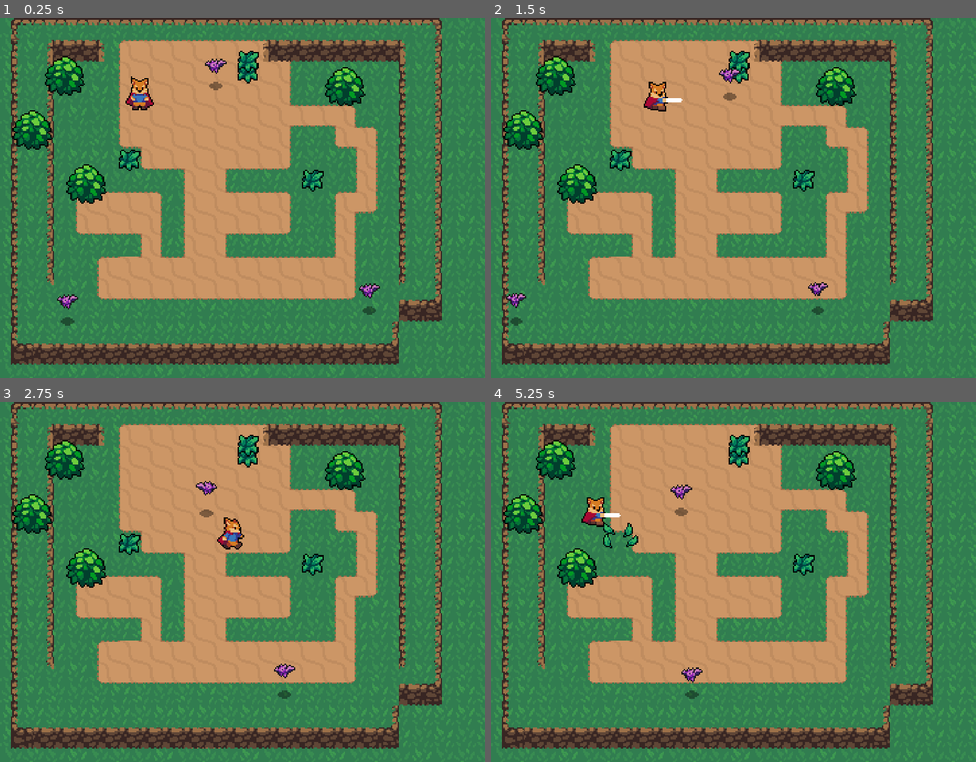
Above: before the commit, frames 1-4 (two rows, left to right).
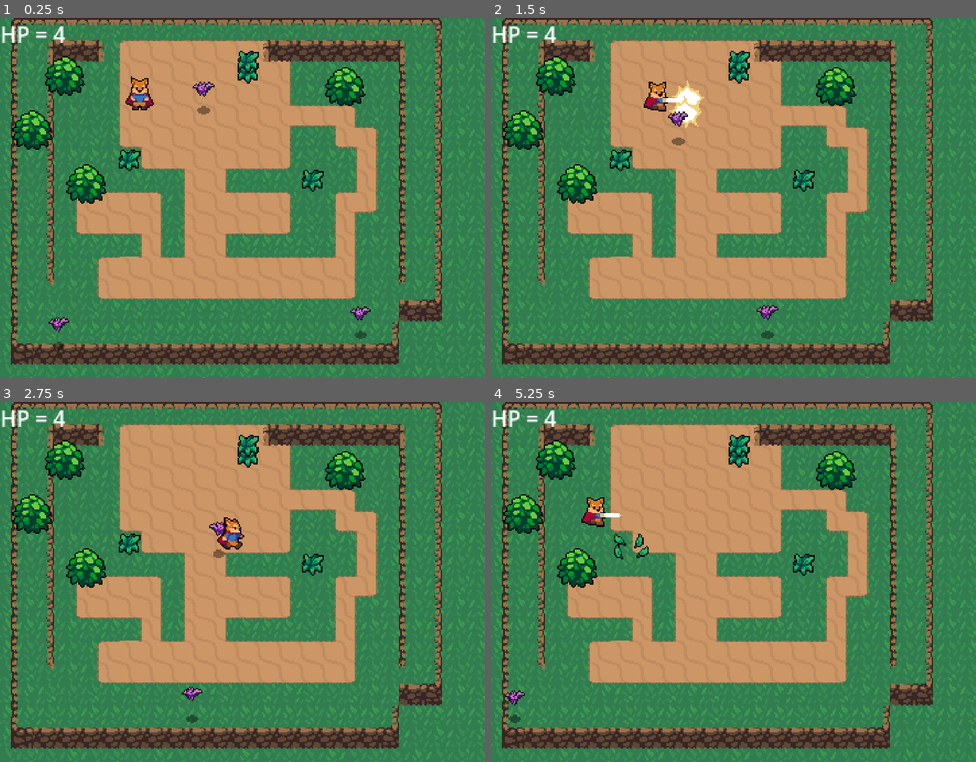
Above: after the commit, the same moments.

Repository: SugarCow/GO_GO_Fox_Action_RPG
Game: Godot game, scene res://world.tscn
The game is run twice, just before and just after one commit, with the same random seed, the same clock (stepped at 60 frames per second) and the same inputs.
Inputs:
- Up to frame 1 (0.25 s): no input
- Up to frame 2 (1.5 s): hold Right (ui_right) 0.53-1.28 s; tap Space (attack) at 0.6, 1.35 s; hold Down (ui_down) from 1.28 s (still down)
- Up to frame 3 (2.75 s): release Down (ui_down) at 2.03 s; hold Right (ui_right) from 2.03 s (still down); tap Shift (roll) at 2.1 s; tap Space (attack) at 2.3 s
- Up to frame 4 (5.25 s): release Right (ui_right) at 2.78 s; hold Up (ui_up) 2.78-3.53 s; tap Space (attack) at 2.85, 3.6, 4.55, 5.1 s; hold Left (ui_left) 3.53-5.03 s; tap Shift (roll) at 4.35 s; hold Down (ui_down) from 5.03 s (still down)

The runs differ from the first frame. In frame 1, 1.1% of the frame differs, in the area x 0-79%, y 2-93%; in frame 2, 1.4%, in the area x 0-70%, y 2-90%; in frame 3, 0.8%; in frame 4, 1.1%.
Error before the commit: Parse Error: Function "play()" not found in base self. (res://effect.gd:6)

Commit message:
added enemy attacking the player and hurt effects animation

Diff:
--- a/GrassEffect.tscn
+++ b/GrassEffect.tscn
@@ -41,7 +41,7 @@
 "duration": 1.0,
 "texture": SubResource("AtlasTexture_hl36u")
 }],
-"loop": true,
+"loop": false,
 "name": &"Animate",
 "speed": 15.0
 }]
--- a/Player/player.gd
+++ b/Player/player.gd
@@ -21,7 +21,7 @@
 	attack # represents 3
 }
 var state = MOVE
-
+var stats = PlayerStats
 
 @onready var animation_tree = $AnimationTree
 @onready var animation_state = animation_tree.get("parameters/playback")
@@ -30,6 +30,7 @@
 var roll_direction = Vector2.DOWN
 var facing_direction = Vector2.DOWN # used for the knockback direction of enemies
 func _ready():
+	stats.no_health.connect(queue_free)
 	animation_tree.active = true
 
 func _process(delta): # use this instead of the _physis_process() because we are not using any characterBody2D functionaility
@@ -107,3 +108,9 @@
 	move_and_slide()
 	state = MOVE
 	roll_finished = true
+
+
+
+func _on_hurt_box_area_entered(area):
+	stats.health -= 1
+	print("health depleting")
--- a/Player/player.tscn
+++ b/Player/player.tscn
@@ -1,7 +1,8 @@
-[gd_scene load_steps=114 format=3 uid="uid://buiap8n54slst"]
+[gd_scene load_steps=115 format=3 uid="uid://buiap8n54slst"]
 
 [ext_resource type="Script" path="res://Player/player.gd" id="1_wycpb"]
 [ext_resource type="Texture2D" uid="uid://b46yvtmlhqdar" path="res://Player/Player.png" id="2_b8fjk"]
+[ext_resource type="PackedScene" uid="uid://cjax42vc8kobe" path="res://hurt_box.tscn" id="3_7um4p"]
 
 [sub_resource type="Animation" id="Animation_wl7bf"]
 length = 0.001
@@ -1392,4 +1393,11 @@
 shape = SubResource("CapsuleShape2D_pgkjd")
 disabled = true
 
+[node name="HurtBox" parent="." instance=ExtResource("3_7um4p")]
+collision_layer = 4
+collision_mask = 64
+
 [connection signal="animation_finished" from="AnimationTree" to="." method="_on_animation_tree_animation_finished"]
+[connection signal="area_entered" from="HurtBox" to="." method="_on_hurt_box_area_entered"]
+
+[editable path="HurtBox"]
--- a/bat.gd
+++ b/bat.gd
@@ -1,12 +1,11 @@
 extends CharacterBody2D
 
-@onready var anim = $AnimatedSprite
+@onready var anim = $AnimatedSprite2D
 @onready var stats = $Stats
 enum {
 	PATROL,
 	FOLLOW,
-	ATTACK,
-	KNOCK_BACK
+	ATTACK
 }
 
 const patrol_speed = 25
@@ -25,6 +24,8 @@
 var player
 var health = 5
 
+const death_effect = preload("res://enemy_death.tscn")
+const hurt_effect = preload("res://hit_effect.tscn")
 # Called when the node enters the scene tree for the first time.
 func _ready():
 	player = get_node("../../ysort/Player")
@@ -35,7 +36,7 @@
 
 # Called every frame. 'delta' is the elapsed time since the previous frame.
 func _process(delta):
-	velocity = knockback.move_toward(Vector2.ZERO, 500 * delta)
+	velocity = knockback.move_toward(Vector2.ZERO, 500  * delta)
 	knockback = velocity
 	move_and_slide()
 	match state:
@@ -45,8 +46,7 @@
 			follow()
 		ATTACK:
 			attack()
-		KNOCK_BACK:
-			knock_back(delta)
+	move_and_slide()
 
 	if state == PATROL and timer > 0:
 		timer -= 1
@@ -55,10 +55,8 @@
 
 func patrol():
 	velocity = dir * patrol_speed
-
 	if timer <= 0:
 		dir = -dir
-
 		timer = change_direction_timer
 
 	if dir.x > 0:
@@ -68,25 +66,21 @@
 	move_and_slide()
 
 func follow():
-	player = get_node("../../ysort/Player")
-	var target_direction = (player.position - self.position).normalized()
+	player = get_node("../../Player")
+	var target_direction = ((player.position - self.position)- Vector2(0,10)).normalized()
 	if target_direction.x > 0:
 		anim.flip_h = false
 	else: anim.flip_h = true
-	velocity = target_direction * follow_speed
+	velocity = velocity.move_toward(target_direction * follow_speed , 200)
 	move_and_slide()
 
 func attack():
 	follow()
 	if attk_timer > 0:
-		attk_timer -= 0
-		print("attacking Player")
+		attk_timer -= 1
 	if attk_timer <= 0:
 		attk_timer = attack_cooldown
 
-
-func knock_back(delta):
-	pass
 
 
 
@@ -112,11 +106,21 @@
 	knockback = player.facing_direction * 250
 	being_knocked = true
 	stats.health -= 1
-	print(stats.health)
+
+	var hurtEffect = hurt_effect.instantiate()
+	var main = get_tree().current_scene
+	main.add_child(hurtEffect)
+	hurtEffect.global_position = self.global_position
+
+
 
 
 
 func _on_stats_no_health():
+	var deathEffect = death_effect.instantiate()
+	var main = get_tree().current_scene
+	main.add_child(deathEffect)
+	deathEffect.global_position = self.global_position
 	queue_free()
 
 
--- a/bat.tscn
+++ b/bat.tscn
@@ -1,9 +1,10 @@
-[gd_scene load_steps=15 format=3 uid="uid://dyocurbs3ep3j"]
+[gd_scene load_steps=17 format=3 uid="uid://dyocurbs3ep3j"]
 
 [ext_resource type="Texture2D" uid="uid://dnarygcbq1tjh" path="res://Enemies/Bat.png" id="1_1gslf"]
 [ext_resource type="Script" path="res://bat.gd" id="1_6jeqg"]
 [ext_resource type="Texture2D" uid="uid://dwggyxgq0bqd0" path="res://Shadows/SmallShadow.png" id="2_shkhx"]
 [ext_resource type="PackedScene" uid="uid://dn8xfd5v1iuoh" path="res://stats.tscn" id="4_f1f0v"]
+[ext_resource type="PackedScene" uid="uid://dec7puk15fg6y" path="res://hit_box.tscn" id="5_vt7kw"]
 
 [sub_resource type="AtlasTexture" id="AtlasTexture_5wsfy"]
 atlas = ExtResource("1_1gslf")
@@ -60,22 +61,27 @@
 [sub_resource type="RectangleShape2D" id="RectangleShape2D_lcl3r"]
 size = Vector2(8.11987, 6)
 
+[sub_resource type="CircleShape2D" id="CircleShape2D_stjns"]
+
 [node name="Bat" type="CharacterBody2D"]
 scale = Vector2(0.985238, 1)
 collision_layer = 8
 collision_mask = 128
 script = ExtResource("1_6jeqg")
 
-[node name="AnimatedSprite" type="AnimatedSprite2D" parent="."]
+[node name="AnimatedSprite2D" type="AnimatedSprite2D" parent="."]
 sprite_frames = SubResource("SpriteFrames_xrgdy")
 animation = &"Fly"
 frame_progress = 0.935483
-offset = Vector2(0, -13.276)
+centered = false
+offset = Vector2(-8, -8)
 
 [node name="shadow" type="Sprite2D" parent="."]
+position = Vector2(0, 18)
 texture = ExtResource("2_shkhx")
 
 [node name="DetectPlayer" type="Area2D" parent="."]
+position = Vector2(1.01498, 8)
 collision_layer = 32
 collision_mask = 2
 
@@ -84,6 +90,7 @@
 shape = SubResource("CircleShape2D_f7oum")
 
 [node name="AttackArea" type="Area2D" parent="."]
+position = Vector2(0, 18)
 scale = Vector2(3.17847, 1.06179)
 collision_layer = 64
 collision_mask = 2
@@ -93,7 +100,7 @@
 shape = SubResource("CircleShape2D_s582x")
 
 [node name="HurtBox" type="Area2D" parent="."]
-position = Vector2(0, -4)
+position = Vector2(1.01498, 15)
 scale = Vector2(1, 0.840001)
 collision_layer = 8
 collision_mask = 128
@@ -105,10 +112,22 @@
 shape = SubResource("RectangleShape2D_pc417")
 
 [node name="CollisionShape2D" type="CollisionShape2D" parent="."]
+position = Vector2(0, 18)
 shape = SubResource("RectangleShape2D_lcl3r")
 
 [node name="Stats" parent="." instance=ExtResource("4_f1f0v")]
 max_health = 3
+
+[node name="HitBox" parent="." instance=ExtResource("5_vt7kw")]
+position = Vector2(0, 1.90735e-06)
+scale = Vector2(0.763195, 0.397183)
+collision_layer = 64
+collision_mask = 4
+
+[node name="CollisionShape2D" parent="HitBox" index="0"]
+position = Vector2(1.19209e-07, 0)
+scale = Vector2(0.822919, 1)
+shape = SubResource("CircleShape2D_stjns")
 
 [connection signal="body_entered" from="DetectPlayer" to="." method="_on_detect_player_body_entered"]
 [connection signal="body_exited" from="DetectPlayer" to="." method="_on_detect_player_body_exited"]
@@ -116,3 +135,6 @@
 [connection signal="body_exited" from="AttackArea" to="." method="_on_attack_area_body_exited"]
 [connection signal="area_entered" from="HurtBox" to="." method="_on_hurt_box_area_entered"]
 [connection signal="no_health" from="Stats" to="." method="_on_stats_no_health"]
+[connection signal="area_entered" from="HitBox" to="." method="_on_hit_box_area_entered"]
+
+[editable path="HitBox"]
--- a/effect.gd
+++ b/effect.gd
@@ -1,13 +1,15 @@
-extends Node2D
+extends AnimatedSprite2D
+
 
 
 # Called when the node enters the scene tree for the first time.
 func _ready():
+
+	self.animation_finished.connect(_on_animation_finished)
 	play("Animate")
 
 #left off at 8:07 p15
 
 
-
-func _on_animated_sprite_2d_animation_finished():
+func _on_animation_finished():
 	queue_free()
--- /dev/null
+++ b/enemy_death.tscn
@@ -0,0 +1,91 @@
+[gd_scene load_steps=14 format=3 uid="uid://bi5eir86y0xnf"]
+
+[ext_resource type="Texture2D" uid="uid://yraevf7tff7s" path="res://Effects/EnemyDeathEffect.png" id="1_515je"]
+[ext_resource type="Script" path="res://effect.gd" id="2_7t4d6"]
+
+[sub_resource type="AtlasTexture" id="AtlasTexture_ktwlc"]
+atlas = ExtResource("1_515je")
+region = Rect2(0, 0, 32, 32)
+
+[sub_resource type="AtlasTexture" id="AtlasTexture_lgh6i"]
+atlas = ExtResource("1_515je")
+region = Rect2(32, 0, 32, 32)
+
+[sub_resource type="AtlasTexture" id="AtlasTexture_m7oep"]
+atlas = ExtResource("1_515je")
+region = Rect2(64, 0, 32, 32)
+
+[sub_resource type="AtlasTexture" id="AtlasTexture_faot6"]
+atlas = ExtResource("1_515je")
+region = Rect2(96, 0, 32, 32)
+
+[sub_resource type="AtlasTexture" id="AtlasTexture_bbiox"]
+atlas = ExtResource("1_515je")
+region = Rect2(128, 0, 32, 32)
+
+[sub_resource type="AtlasTexture" id="AtlasTexture_66ct0"]
+atlas = ExtResource("1_515je")
+region = Rect2(160, 0, 32, 32)
+
+[sub_resource type="AtlasTexture" id="AtlasTexture_8b7i1"]
+atlas = ExtResource("1_515je")
+region = Rect2(192, 0, 32, 32)
+
+[sub_resource type="AtlasTexture" id="AtlasTexture_jf0nt"]
+atlas = ExtResource("1_515je")
+region = Rect2(224, 0, 32, 32)
+
+[sub_resource type="AtlasTexture" id="AtlasTexture_vvivn"]
+atlas = ExtResource("1_515je")
+region = Rect2(256, 0, 32, 32)
+
+[sub_resource type="AtlasTexture" id="AtlasTexture_47cyo"]
+atlas = ExtResource("1_515je")
+region = Rect2(288, 0, 32, 32)
+
+[sub_resource type="SpriteFrames" id="SpriteFrames_wnm12"]
+animations = [{
+"frames": [{
+"duration": 1.0,
+"texture": SubResource("AtlasTexture_ktwlc")
+}, {
+"duration": 1.0,
+"texture": SubResource("AtlasTexture_lgh6i")
+}, {
+"duration": 1.0,
+"texture": SubResource("AtlasTexture_m7oep")
+}, {
+"duration": 1.0,
+"texture": SubResource("AtlasTexture_faot6")
+}, {
+"duration": 1.0,
+"texture": SubResource("AtlasTexture_bbiox")
+}, {
+"duration": 1.0,
+"texture": SubResource("AtlasTexture_66ct0")
+}, {
+"duration": 1.0,
+"texture": SubResource("AtlasTexture_8b7i1")
+}, {
+"duration": 1.0,
+"texture": SubResource("AtlasTexture_jf0nt")
+}, {
+"duration": 1.0,
+"texture": SubResource("AtlasTexture_vvivn")
+}, {
+"duration": 1.0,
+"texture": SubResource("AtlasTexture_47cyo")
+}],
+"loop": false,
+"name": &"Animate",
+"speed": 15.0
+}]
+
+[node name="EnemyDeath" type="AnimatedSprite2D"]
+sprite_frames = SubResource("SpriteFrames_wnm12")
+animation = &"Animate"
+frame = 9
+frame_progress = 1.0
+centered = false
+offset = Vector2(-8, -8)
+script = ExtResource("2_7t4d6")
--- a/grass.gd
+++ b/grass.gd
@@ -5,13 +5,12 @@
 func _ready():
 	pass # Replace with function body.
 
-
+const grass_effect = preload("res://GrassEffect.tscn")
 # Called every frame. 'delta' is the elapsed time since the previous frame.
 func create_grass_effect():
 
-	var GrassEffect = load("res://grass_effect.tscn")
-	var grassEffect = GrassEffect.instantiate()
 
+	var grassEffect = grass_effect.instantiate()
 	var main = get_tree().current_scene # find the grasses node to spawn the effects for the grass
 	main.add_child(grassEffect) #create an instance of grass effect
 
--- a/grass_effect.tscn
+++ /dev/null
@@ -1,57 +0,0 @@
-[gd_scene load_steps=9 format=3 uid="uid://d1cv3eb1pgoii"]
-
-[ext_resource type="Texture2D" uid="uid://cu153a3igo6jg" path="res://Effects/GrassEffect.png" id="1_8otmg"]
-[ext_resource type="Script" path="res://effect.gd" id="1_23bwq"]
-
-[sub_resource type="AtlasTexture" id="AtlasTexture_wc48k"]
-atlas = ExtResource("1_8otmg")
-region = Rect2(0, 0, 32, 32)
-
-[sub_resource type="AtlasTexture" id="AtlasTexture_a5h0x"]
-atlas = ExtResource("1_8otmg")
-region = Rect2(32, 0, 32, 32)
-
-[sub_resource type="AtlasTexture" id="AtlasTexture_rhbmb"]
-atlas = ExtResource("1_8otmg")
-region = Rect2(64, 0, 32, 32)
-
-[sub_resource type="AtlasTexture" id="AtlasTexture_6m6xb"]
-atlas = ExtResource("1_8otmg")
-region = Rect2(96, 0, 32, 32)
-
-[sub_resource type="AtlasTexture" id="AtlasTexture_hfatu"]
-atlas = ExtResource("1_8otmg")
-region = Rect2(128, 0, 32, 32)
-
-[sub_resource type="SpriteFrames" id="SpriteFrames_i7gfi"]
-animations = [{
-"frames": [{
-"duration": 1.0,
-"texture": SubResource("AtlasTexture_wc48k")
-}, {
-"duration": 1.0,
-"texture": SubResource("AtlasTexture_a5h0x")
-}, {
-"duration": 1.0,
-"texture": SubResource("AtlasTexture_rhbmb")
-}, {
-"duration": 1.0,
-"texture": SubResource("AtlasTexture_6m6xb")
-}, {
-"duration": 1.0,
-"texture": SubResource("AtlasTexture_hfatu")
-}],
-"loop": false,
-"name": &"Animate",
-"speed": 5.0
-}]
-
-[node name="GrassEffect" type="Node2D"]
-script = ExtResource("1_23bwq")
-
-[node name="AnimatedSprite2D" type="AnimatedSprite2D" parent="."]
-position = Vector2(8, 8)
-sprite_frames = SubResource("SpriteFrames_i7gfi")
-animation = &"Animate"
-
-[connection signal="animation_finished" from="AnimatedSprite2D" to="." method="_on_animated_sprite_2d_animation_finished"]
--- /dev/null
+++ b/hit_box.gd
@@ -0,0 +1,10 @@
+extends Area2D
+const hitEffect = preload("res://hit_effect.tscn")
+
+
+
+func _on_area_entered(area):
+	var hit_effect = hitEffect.instantiate()
+	var main = get_tree().current_scene
+	main.add_child(hit_effect)
+	hit_effect.global_position = global_position
--- a/hit_box.tscn
+++ b/hit_box.tscn
@@ -1,4 +1,6 @@
-[gd_scene load_steps=2 format=3 uid="uid://dec7puk15fg6y"]
+[gd_scene load_steps=3 format=3 uid="uid://dec7puk15fg6y"]
+
+[ext_resource type="Script" path="res://hit_box.gd" id="1_m4aqx"]
 
 [sub_resource type="CapsuleShape2D" id="CapsuleShape2D_pgkjd"]
 height = 34.7675
@@ -6,7 +8,10 @@
 [node name="HitBox" type="Area2D"]
 collision_layer = 0
 collision_mask = 0
+script = ExtResource("1_m4aqx")
 
 [node name="CollisionShape2D" type="CollisionShape2D" parent="."]
 position = Vector2(0.117981, 1.76977)
 shape = SubResource("CapsuleShape2D_pgkjd")
+
+[connection signal="area_entered" from="." to="." method="_on_area_entered"]
--- /dev/null
+++ b/hit_effect.tscn
@@ -0,0 +1,33 @@
+[gd_scene load_steps=6 format=3 uid="uid://dh81ntshibij"]
+
+[ext_resource type="Texture2D" uid="uid://rbme1wv5t54w" path="res://Effects/HitEffect.png" id="1_rvs52"]
+[ext_resource type="Script" path="res://effect.gd" id="2_37wro"]
+
+[sub_resource type="AtlasTexture" id="AtlasTexture_6q40e"]
+atlas = ExtResource("1_rvs52")
+region = Rect2(0, 0, 24, 24)
+
+[sub_resource type="AtlasTexture" id="AtlasTexture_ay785"]
+atlas = ExtResource("1_rvs52")
+region = Rect2(24, 0, 24, 24)
+
+[sub_resource type="SpriteFrames" id="SpriteFrames_uhcbm"]
+animations = [{
+"frames": [{
+"duration": 1.0,
+"texture": SubResource("AtlasTexture_6q40e")
+}, {
+"duration": 1.0,
+"texture": SubResource("AtlasTexture_ay785")
+}],
+"loop": false,
+"name": &"Animate",
+"speed": 10.0
+}]
+
+[node name="HitEffect" type="AnimatedSprite2D"]
+sprite_frames = SubResource("SpriteFrames_uhcbm")
+animation = &"Animate"
+centered = false
+offset = Vector2(-8, -8)
+script = ExtResource("2_37wro")
--- /dev/null
+++ b/hurt_box.gd
@@ -0,0 +1,10 @@
+extends Area2D
+const hitEffect = preload("res://hit_effect.tscn")
+
+
+
+func _on_area_entered(area):
+	var hit_effect = hitEffect.instantiate()
+	var main = get_tree().current_scene
+	main.add_child(hit_effect)
+	hit_effect.global_position = global_position
--- a/hurt_box.tscn
+++ b/hurt_box.tscn
@@ -9,3 +9,5 @@
 
 [node name="CollisionShape2D" type="CollisionShape2D" parent="."]
 shape = SubResource("RectangleShape2D_pc417")
+
+[connection signal="area_entered" from="." to="." method="_on_area_entered"]
--- /dev/null
+++ b/player_stats.tscn
@@ -0,0 +1,5 @@
+[gd_scene load_steps=2 format=3 uid="uid://bvrai30yqfyhh"]
+
+[ext_resource type="PackedScene" uid="uid://dn8xfd5v1iuoh" path="res://stats.tscn" id="1_8tq8x"]
+
+[node name="PlayerStats" instance=ExtResource("1_8tq8x")]
--- a/project.godot
+++ b/project.godot
@@ -14,6 +14,10 @@
 run/main_scene="res://world.tscn"
 config/features=PackedStringArray("4.0", "Mobile")
 config/icon="res://icon.svg"
+
+[autoload]
+
+PlayerStats="*res://player_stats.tscn"
 
 [display]
 
--- a/stats.gd
+++ b/stats.gd
@@ -1,7 +1,9 @@
 extends Node
 
-@export var max_health = 2
+@export var max_health = 200
+@export var is_player = false
 @onready var health = max_health:
+
 	get:
 		return health
 	set(value):
--- a/world.tscn
+++ b/world.tscn
@@ -943,13 +943,19 @@
 [node name="Player" parent="ysort" instance=ExtResource("2_gpb7l")]
 position = Vector2(104, 64)
 
-[node name="Mobs" type="Node2D" parent="."]
-
-[node name="Bat" parent="Mobs" instance=ExtResource("7_xp0oo")]
+[node name="Mobs" type="Node2D" parent="ysort"]
+y_sort_enabled = true
+
+[node name="Bat" parent="ysort/Mobs" instance=ExtResource("7_xp0oo")]
 position = Vector2(168, 48)
 
-[node name="Bat2" parent="Mobs" instance=ExtResource("7_xp0oo")]
+[node name="Bat2" parent="ysort/Mobs" instance=ExtResource("7_xp0oo")]
 position = Vector2(56, 224)
 
-[node name="Bat3" parent="Mobs" instance=ExtResource("7_xp0oo")]
+[node name="Bat3" parent="ysort/Mobs" instance=ExtResource("7_xp0oo")]
 position = Vector2(280, 216)
+
+[node name="Label" type="Label" parent="."]
+offset_right = 40.0
+offset_bottom = 23.0
+text = "HP = 4"
